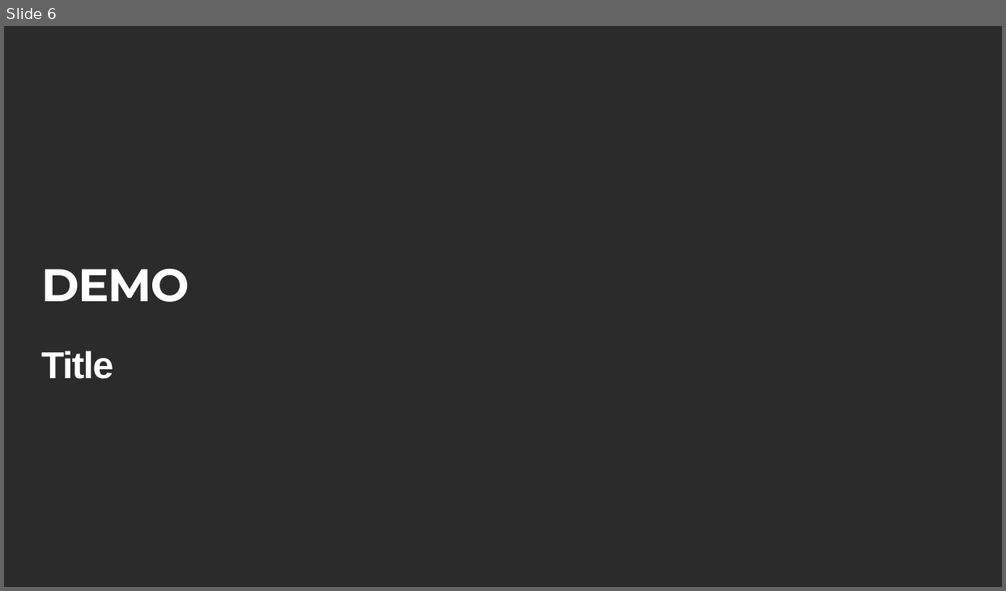
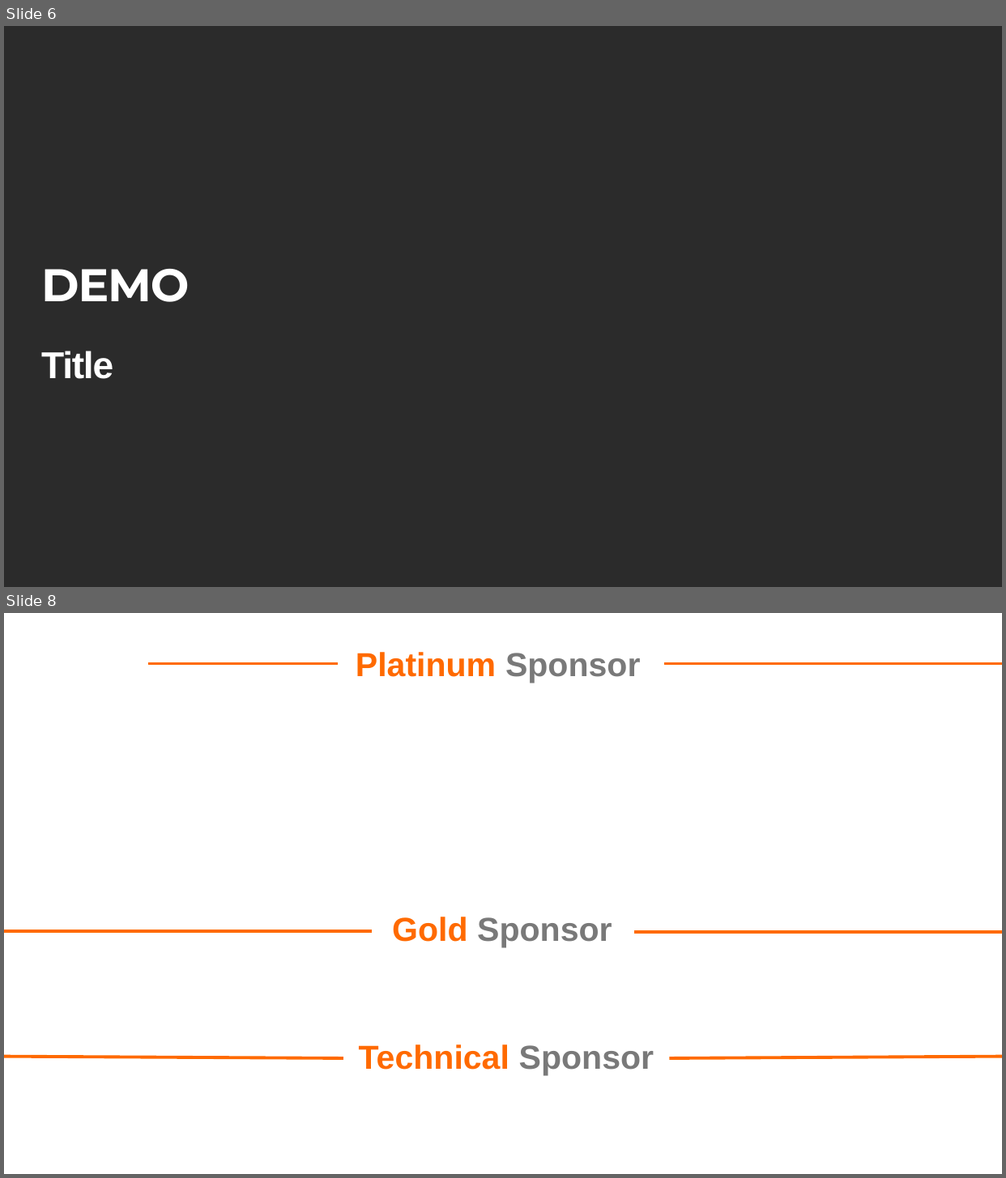
Before and after one commit to DotNetCodeIT/AIday2023, a slide deck: Template/Template_AIDay2023.pptx. Shown one above the other, each under a label of ours: slide 6 before the commit, slides 6 and 8 after it; the slides between them are not shown. The pictures are 1006x591 and 1006x1178 pixels, drawn with LibreOffice and Linux fonts; fonts in the diff are those of the drawing; background and template pictures are left out; a plain dark background stands for a picture behind light text. Boxes give left, top, right and bottom in pixels: in the first picture for what was removed or moved away, otherwise in the second. Text is boxed around its words. In the diff, an @@ line names an element or a change of style, - is before the commit and + after.

```diff
--- a/Template/Template_AIDay2023.pptx
+++ b/Template/Template_AIDay2023.pptx
@@ slide 8 added at (4,613,1002,1174), background #FFFFFF @@
@@ text added at (356,652,640,683), 32 pt, text #FF6A00, bold @@
+Platinum Sponsor
@@ line added from (148, 664) to (338, 664), #FF6A00 3 pt @@
@@ line added from (664, 664) to (1002, 664), #FF6A00 3 pt @@
@@ text added at (392,917,612,948), 32 pt, text #797979, bold @@
+Gold Sponsor
@@ line added from (4, 931) to (372, 931), #FF6A00 3 pt @@
@@ line added from (634, 932) to (1002, 932), #FF6A00 3 pt @@
@@ text added at (359,1045,654,1076), 32 pt, text #FF6A00, bold @@
+Technical Sponsor
@@ line added from (4, 1057) to (343, 1059), #FF6A00 3 pt @@
@@ line added from (670, 1059) to (1002, 1057), #FF6A00 3 pt @@
```
Also in this commit, not shown: 1 other slide added, 2 slides removed, 3 other files.
